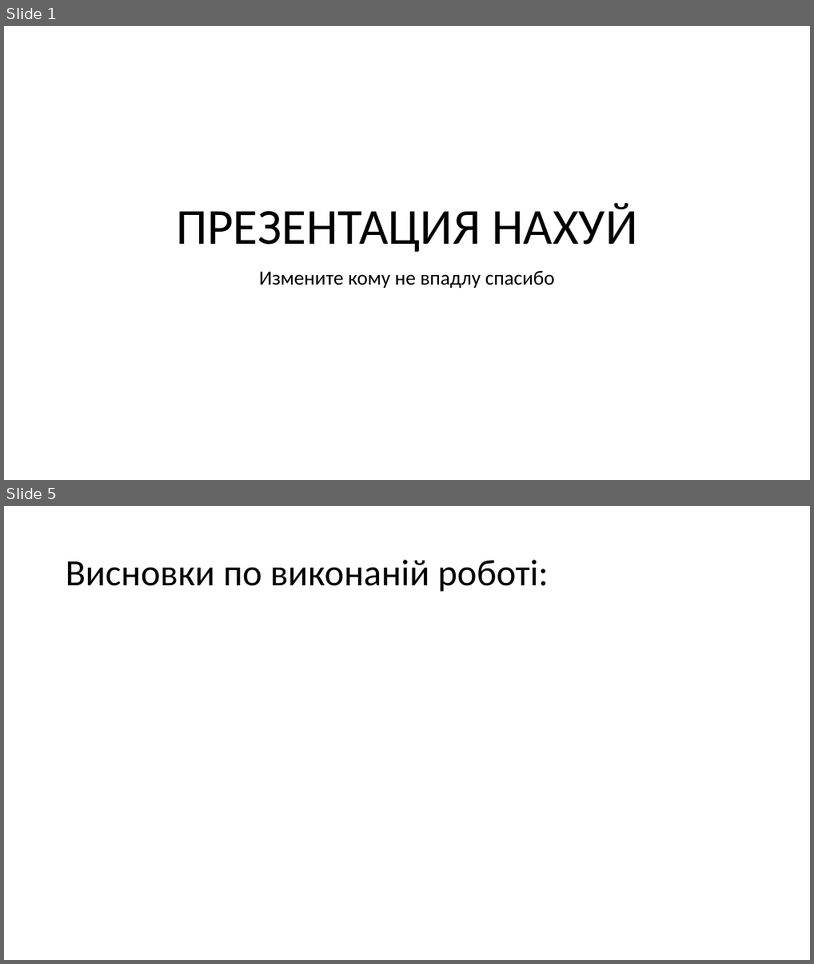
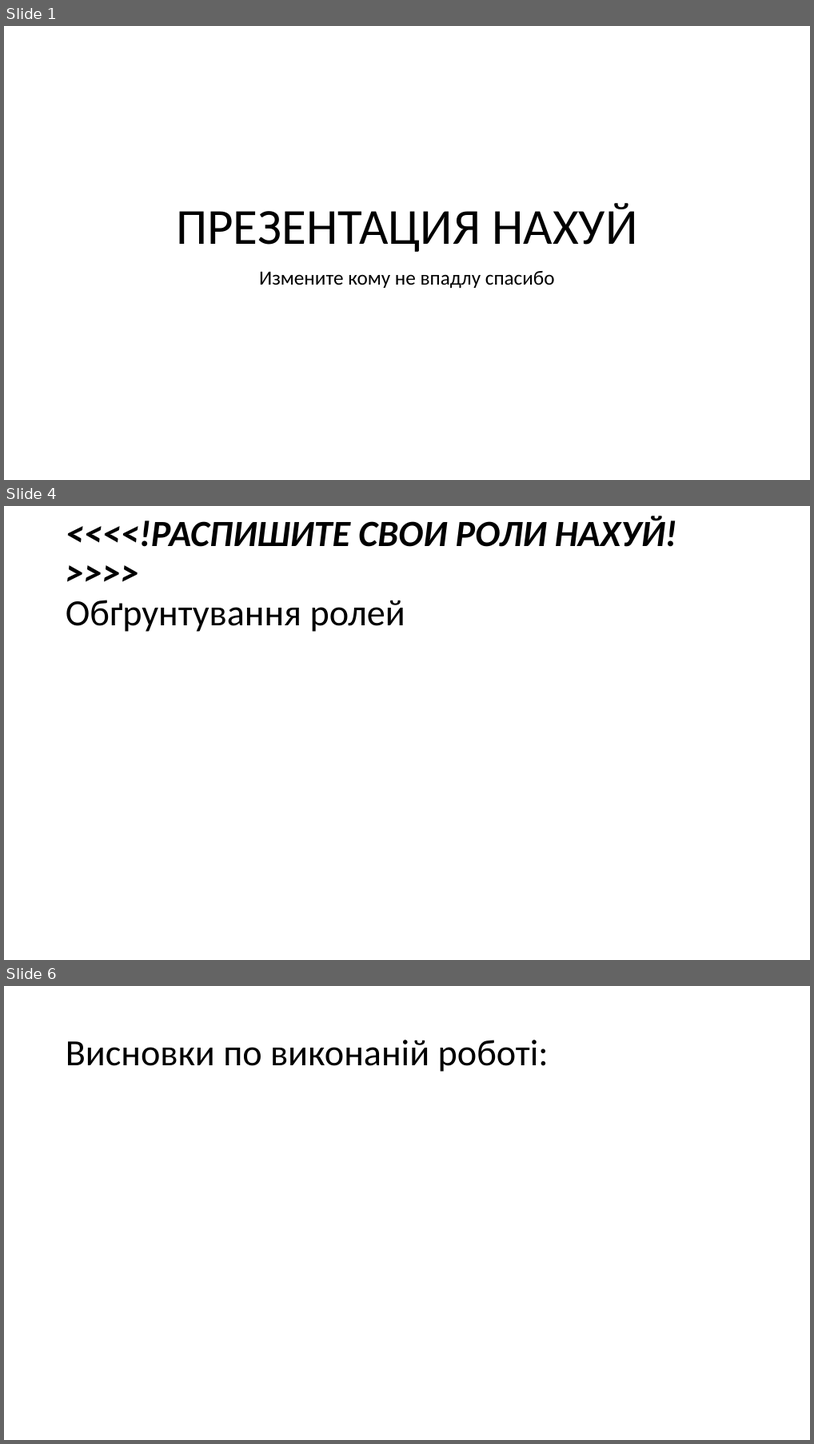
Before and after one commit to d3mage/elektronna_kafedra, a slide deck: elektronna_kafedra.pptx. Shown one above the other, each under a label of ours: slides 1 and 5 before the commit, slides 1, 4 and 6 after it; the slides between them are not shown. The pictures are 814x964 and 814x1444 pixels, drawn with LibreOffice and Linux fonts; fonts in the diff are those of the drawing. Boxes give left, top, right and bottom in pixels: in the first picture for what was removed or moved away, otherwise in the second. Text is boxed around its words. In the diff, an @@ line names an element or a change of style, - is before the commit and + after.

```diff
--- a/elektronna_kafedra.pptx
+++ b/elektronna_kafedra.pptx
@@ slide 4 added at [4, 506, 810, 960], background #FFFFFF @@
@@ title added at [66, 516, 678, 632], 44 pt, text #000000, bold, italic @@
+<<<<!РАСПИШИТЕ СВОИ РОЛИ НАХУЙ!>>>>
+Обґрунтування ролей
@@ what was slide 5 is now slide 6 @@
```
Also in this commit, not shown: 3 slides changed.
